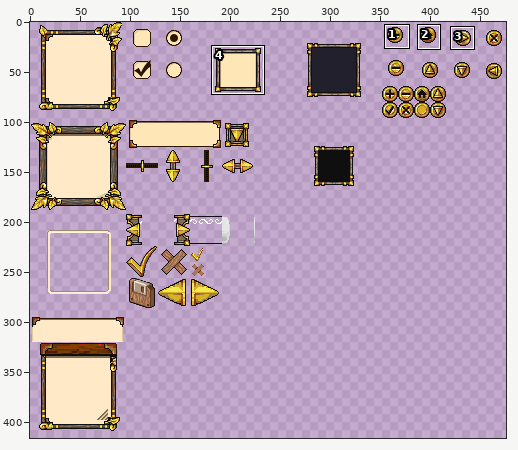
Sprite sheet, stored at VoxelTest/VoxelTestContent/GUI/gui_widgets.png. Above, an overview of the earlier version with the close-up marked.
Close-up. Before the commit:
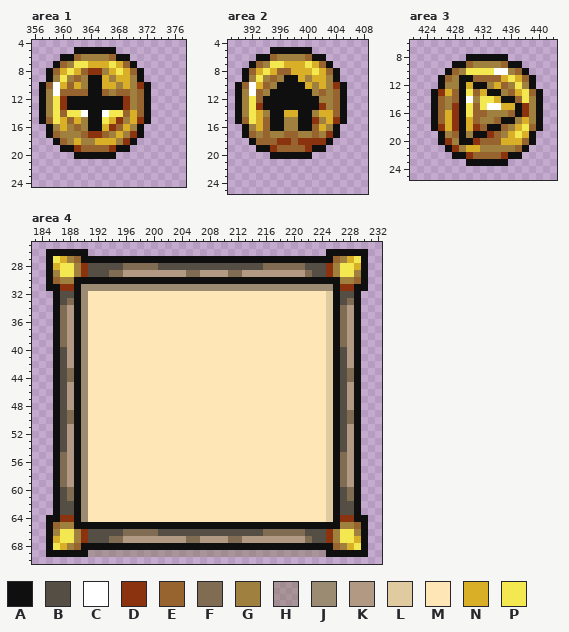
The file is 480x480 pixels. Pixels under 10% opacity are left out. Colours within 5 levels of each other are drawn and written as one. Shown: area 1: x 356..377, y 4..24; area 2: x 389..408, y 4..25; area 3: x 422..442, y 6..25; area 4: x 183..232, y 25..70. The wide view leaves out empty margins. The commit also changed other parts of the picture, which this record leaves out.
Palette (. is transparent): A #0f0f0f  B #544e44  C #ffffff  D #8a330e  E #97632f  F #806c53  G #a0803f  H #897a5d75  J #9a8b72  K #b29983  L #e0caa0  M #ffe6b6  N #d8af26  P #f3e84f
Pixels before, area 1, first column x 357:
 5 .....AAAAAA.....
 6 ...AAEGGGGEAA...
 7 ..AEGPPNNNPNEA..
 8 .AENPNEDDGNPNEA.
 9 .AGPGEGAANGNNGA.
10 AECNENGAANNGNGDA
11 AGCEEEEAAEGEEGEA
12 AGPDAAAAAAAADGEA
13 AGPDAAAAAAAADGEA
14 AGPEPPCAACPPENEA
15 AEPNENGAAPNDGNDA
16 .AGNGEGAANDENGA.
17 .AEGGGEDDEGNGDA.
18 ..AEGNGGNNNGDA..
19 ...AADEEEEDAA...
20 .....AAAAAA.....
Pixels before, area 2, first column x 390:
 5 .....AAAAAA.....
 6 ...AAEGGGGEAA...
 7 ..AEGPPNNNPNEA..
 8 .AENPNEENNNPNEA.
 9 .AGPGEGAANGNNGA.
10 AECNEGAAAANGNGDA
11 AGCEGAAAAAAGEGEA
12 AGPEAAAAAAAAGGEA
13 AGPDAAAAAAAADGEA
14 AGPNGAANNAAGNNEA
15 AEPNEAAGGAADGNDA
16 .AGNEAAGGAAENGA.
17 .AEGEGGEEGGEGDA.
18 ..AEEEDDEDDDDA..
19 ...AADEEEEDAA...
20 .....AAAAAA.....
Pixels before, area 3, first column x 425:
 8 .....AAAAAA.....
 9 ...AAEGGGGEAA...
10 ..AEGPPPPCCGEA..
11 .AEGAAEEEENPNEA.
12 .AGGANAAGNEGPGA.
13 ADNEAPENAAGENPEA
14 AEGEACGPPNAAEPGA
15 AEGDAPEPCCNNADGA
16 AENDAPEEGGGEADGA
17 AENDANEGGEAAGNGA
18 ADNDANDEAAEGNPEA
19 .AGEAGAADEGNPNA.
20 .ADGAADEEENNNEA.
21 ..ADGNNGGGGGEA..
22 ...AADEEEEDAA...
23 .....AAAAAA.....
Pixels before, area 4, first column x 185:
26 AAAAAA..................................AAAAAA
27 APNGEAAAAAAAAAAAAAAAAAAAAAAAAAAAAAAAAAAAAEGNPA
28 ANPPGDBBBBBFFFFFBBBBBBBBBBBBBBBFFFFFFBBBDGPPNA
29 AGPPGDBBBFFKKKKKKKKKFFKKKKFFKKKKKKKKKFBBDGPPGA
30 AEGGAAAAAAAAAAAAAAAAAAAAAAAAAAAAAAAAAAAAAAGGEA
31 AADDAJJJJJJJJJJJJJJJJJJJJJJJJJJJJJJJJJJJJADDAA
32 .ABBAJMMMMMMMMMMMMMMMMMMMMMMMMMMMMMMMMMMLABBA.
33 .ABFAJMMMMMMMMMMMMMMMMMMMMMMMMMMMMMMMMMMLABFA.
34 .AFKAJMMMMMMMMMMMMMMMMMMMMMMMMMMMMMMMMMMLAFKA.
35 .AFKAJMMMMMMMMMMMMMMMMMMMMMMMMMMMMMMMMMMLAFKA.
36 .AFKAJMMMMMMMMMMMMMMMMMMMMMMMMMMMMMMMMMMLAFKA.
37 .AFKAJMMMMMMMMMMMMMMMMMMMMMMMMMMMMMMMMMMLAFKA.
38 .AFKAJMMMMMMMMMMMMMMMMMMMMMMMMMMMMMMMMMMLAFKA.
39 .AFKAJMMMMMMMMMMMMMMMMMMMMMMMMMMMMMMMMMMLAFKA.
40 .ABKAJMMMMMMMMMMMMMMMMMMMMMMMMMMMMMMMMMMLABKA.
41 .ABKAJMMMMMMMMMMMMMMMMMMMMMMMMMMMMMMMMMMLABKA.
42 .ABKAJMMMMMMMMMMMMMMMMMMMMMMMMMMMMMMMMMMLABKA.
43 .ABFAJMMMMMMMMMMMMMMMMMMMMMMMMMMMMMMMMMMLABFA.
44 .ABFAJMMMMMMMMMMMMMMMMMMMMMMMMMMMMMMMMMMLABFA.
45 .ABKAJMMMMMMMMMMMMMMMMMMMMMMMMMMMMMMMMMMLABKA.
46 .ABKAJMMMMMMMMMMMMMMMMMMMMMMMMMMMMMMMMMMLABKA.
47 .ABKAJMMMMMMMMMMMMMMMMMMMMMMMMMMMMMMMMMMLABKA.
48 .ABKAJMMMMMMMMMMMMMMMMMMMMMMMMMMMMMMMMMMLABKA.
49 .ABFAJMMMMMMMMMMMMMMMMMMMMMMMMMMMMMMMMMMLABFA.
50 .ABFAJMMMMMMMMMMMMMMMMMMMMMMMMMMMMMMMMMMLABFA.
51 .ABKAJMMMMMMMMMMMMMMMMMMMMMMMMMMMMMMMMMMLABKA.
52 .ABKAJMMMMMMMMMMMMMMMMMMMMMMMMMMMMMMMMMMLABKA.
53 .ABKAJMMMMMMMMMMMMMMMMMMMMMMMMMMMMMMMMMMLABKA.
54 .ABKAJMMMMMMMMMMMMMMMMMMMMMMMMMMMMMMMMMMLABKA.
55 .AFKAJMMMMMMMMMMMMMMMMMMMMMMMMMMMMMMMMMMLAFKA.
56 .AFKAJMMMMMMMMMMMMMMMMMMMMMMMMMMMMMMMMMMLAFKA.
57 .AFKAJMMMMMMMMMMMMMMMMMMMMMMMMMMMMMMMMMMLAFKA.
58 .AFKAJMMMMMMMMMMMMMMMMMMMMMMMMMMMMMMMMMMLAFKA.
59 .AFKAJMMMMMMMMMMMMMMMMMMMMMMMMMMMMMMMMMMLAFKA.
60 .ABFAJMMMMMMMMMMMMMMMMMMMMMMMMMMMMMMMMMMLABFA.
61 .ABFAJMMMMMMMMMMMMMMMMMMMMMMMMMMMMMMMMMMLABFA.
62 .ABBAJMMMMMMMMMMMMMMMMMMMMMMMMMMMMMMMMMMLABBA.
63 .ABBAJMMMMMMMMMMMMMMMMMMMMMMMMMMMMMMMMMMLABBA.
64 AADDAJMMMMMMMMMMMMMMMMMMMMMMMMMMMMMMMMMMLADDAA
65 AEGGAAAAAAAAAAAAAAAAAAAAAAAAAAAAAAAAAAAAAAGGEA
66 AGPPGDBBBBBFFFFFBBBBBBBBBBBBBBBFFFFFFBBBDGPPGA
67 ANPPGDBBBFFKKKKKKKKKFFKKKKFFKKKKKKKKKFBBDGPPNA
68 APNGEAAAAAAAAAAAAAAAAAAAAAAAAAAAAAAAAAAAAEGNPA
69 AAAAAAHHHHHHHHHHHHHHHHHHHHHHHHHHHHHHHHHHAAAAAA
Now the later version:
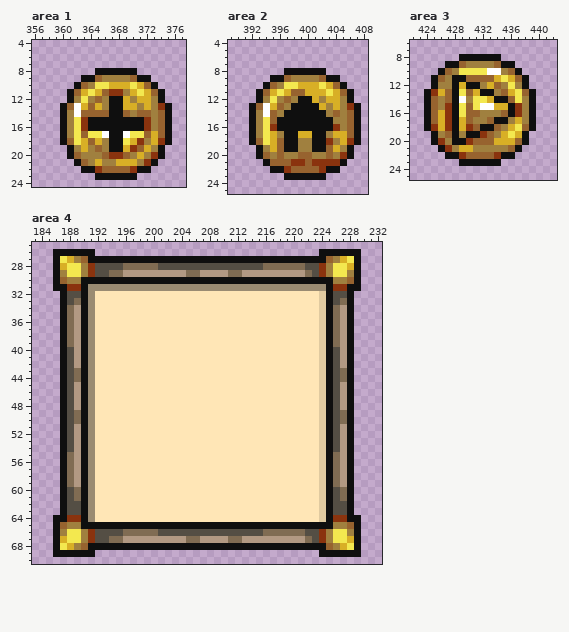
Change:
Changed rows in their new state; - is an unchanged pixel.
Area 1:
first column x 357:
 5 -----......--------
 6 ---..........------
 7 --............-----
 8 -.......AAAAAA.----
 9 -.....A-EG-GGE-A---
10 .....AEGPP-N-PNEA--
11 ....A-NPN-DDGNPNEA-
12 ....-GPGEG--N-NNGA-
13 ...AECNENG--NNGNGDA
14 ...AGCEEEEAA-G-EGEA
15 ...AGPD--AAAAAADGEA
16 -..A-PD--AAAAA-DGEA
17 -..A-P-PPCAACPPENEA
18 --.AEPNE-GAAPNDGNDA
19 ---.-GNG-GA-NDENGA-
20 ----AEGGGEDDEGNGDA-
21 -----AEGNGGNNNGDA--
22 ------AADEEEEDAA---
23 --------AAAAAA-----
Area 2:
first column x 390:
 5 -----......-------
 6 ---..........-----
 7 --............----
 8 -......AAAAAA..---
 9 -....AAEGG-GEA----
10 ....AEGPPN-NPNE---
11 ...AENPNEENNNPNEA-
12 ...AGPGEG--N-NNGA-
13 ..AECNEG----N-NGDA
14 ..AGCEGAA--AAG-GEA
15 ..AGPE-AA--AAAGGEA
16 -.AGPD-AA--AAADGEA
17 -.A-PN-AANNAAGNNEA
18 ----PNEAAGGAADGNDA
19 ----GN-AAGG--ENGA-
20 ---AEGEGGEEGGEGDA-
21 ----AEEEDDEDDDDA--
22 -----AADEEEEDAA---
23 -------AAAAAA-----
Area 3:
first column x 424:
 8 -----A-----.-----
 9 ---A-EG---EA-.---
10 --AEGP---C-GEA.--
11 -AEGA-E---NPNEA.-
12 -AG-ANA-GNEGPGA.-
13 ADNEAPENA-GENPEA.
14 AEGEACGP-NA-EPGA.
15 AEGDAPEPC-N-ADGA.
16 AENDAPE-G--EADGA.
17 AENDANEG-EA-GNGA.
18 ADNDANDEA-EGNPEA.
19 -AGEAGA-DEGNPNA.-
20 -ADGA-DE--N--EA.-
21 --ADGN-G----EA.--
22 ---A-DE---DA-.---
23 -----A-----.-----
Area 4:
first column x 185:
26 .-----A--------------------------------A-----.
27 .APNGE----------------------------------EGNPA.
28 .AN-PGD--------------------------------DGP-NA.
29 .AG-PGD--------------------------------DGP-GA.
30 .AE-G------------------------------------G-EA.
31 .-A-DA----------------------------------AD-A-.
32 -.A-BAJ--------------------------------LAB-A.-
33 -.ABFAJ--------------------------------LABFA.-
34 -.AFKAJ--------------------------------LAFKA.-
35 -.AFKAJ--------------------------------LAFKA.-
36 -.AFKAJ--------------------------------LAFKA.-
37 -.AFKAJ--------------------------------LAFKA.-
38 -.AFKAJ--------------------------------LAFKA.-
39 -.AFKAJ--------------------------------LAFKA.-
40 -.ABKAJ--------------------------------LABKA.-
41 -.ABKAJ--------------------------------LABKA.-
42 -.ABKAJ--------------------------------LABKA.-
43 -.ABFAJ--------------------------------LABFA.-
44 -.ABFAJ--------------------------------LABFA.-
45 -.ABKAJ--------------------------------LABKA.-
46 -.ABKAJ--------------------------------LABKA.-
47 -.ABKAJ--------------------------------LABKA.-
48 -.ABKAJ--------------------------------LABKA.-
49 -.ABFAJ--------------------------------LABFA.-
50 -.ABFAJ--------------------------------LABFA.-
51 -.ABKAJ--------------------------------LABKA.-
52 -.ABKAJ--------------------------------LABKA.-
53 -.ABKAJ--------------------------------LABKA.-
54 -.ABKAJ--------------------------------LABKA.-
55 -.AFKAJ--------------------------------LAFKA.-
56 -.AFKAJ--------------------------------LAFKA.-
57 -.AFKAJ--------------------------------LAFKA.-
58 -.AFKAJ--------------------------------LAFKA.-
59 -.AFKAJ--------------------------------LAFKA.-
60 -.ABFAJ--------------------------------LABFA.-
61 -.ABFAJ--------------------------------LABFA.-
62 -.A-BAJ--------------------------------LAB-A.-
63 -.A-BAJ--------------------------------LAB-A.-
64 .-A-DAJ--------------------------------LAD-A-.
65 .AE-G------------------------------------G-EA.
66 .AG-PGD--------------------------------DGP-GA.
67 .AN-PGD--------------------------------DGP-NA.
68 .APNGE----------------------------------EGNPA.
69 .-----A................................A-----.
Changed places in both close-ups, as pixel boxes (x1, y1, x2, y2):
changed: (39, 47, 172, 180)
changed: (235, 47, 361, 180)
changed: (424, 54, 543, 166)
changed: (46, 249, 368, 557)
